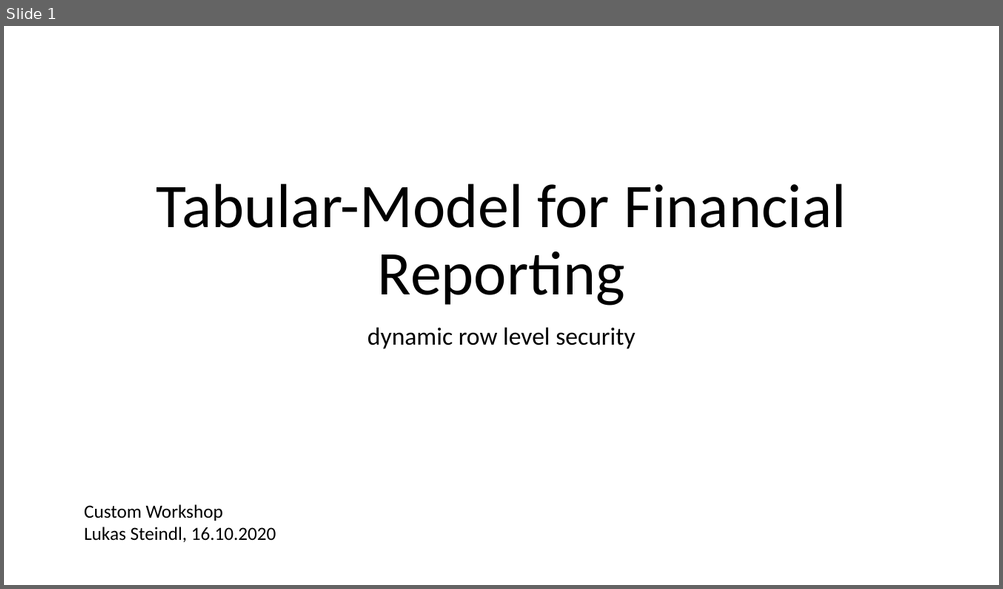
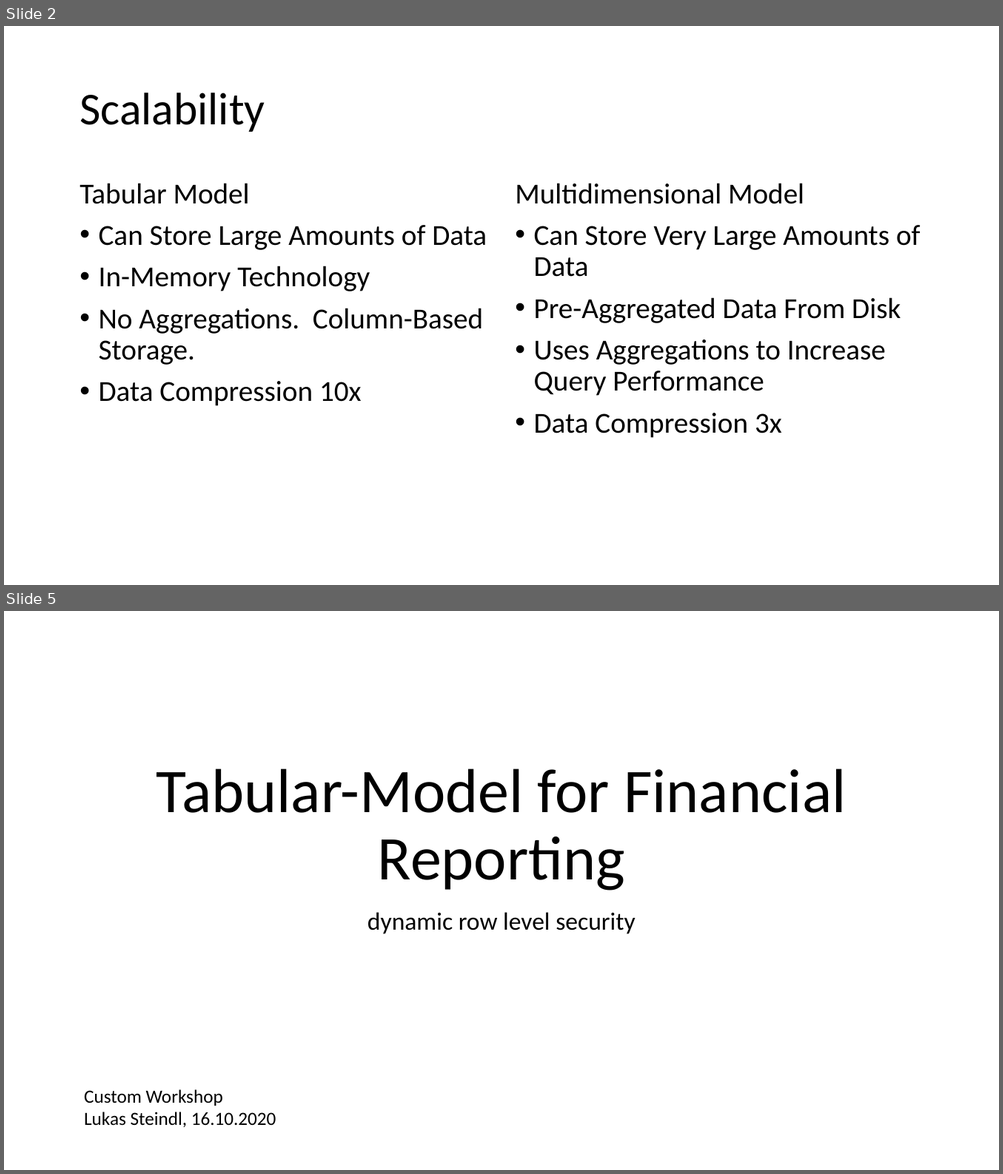
Before and after one commit to LukasSteindl/tabularmodelforfinance, a slide deck: Slides.pptx. Shown one above the other, each under a label of ours: slide 1 before the commit, slides 2 and 5 after it; the slides between them are not shown. The pictures are 1003x589 and 1003x1174 pixels, drawn with LibreOffice and Linux fonts; fonts in the diff are those of the drawing. Boxes give left, top, right and bottom in pixels: in the first picture for what was removed or moved away, otherwise in the second. Text is boxed around its words. In the diff, an @@ line names an element or a change of style, - is before the commit and + after.

```diff
--- a/Slides.pptx
+++ b/Slides.pptx
@@ slide 2 added at box(4, 26, 999, 585), background #FFFFFF @@
@@ title added at box(79, 93, 264, 132), 44 pt, text #000000 @@
+Scalability
@@ text added at box(79, 183, 486, 406), 28 pt, text #000000 @@
+Tabular Model
+• Can Store Large Amounts of Data
+• In-Memory Technology
+• No Aggregations. Column-Based Storage.
+• Data Compression 10x
@@ text added at box(515, 183, 920, 438), 28 pt, text #000000 @@
+Multidimensional Model
+• Can Store Very Large Amounts of Data
+• Pre-Aggregated Data From Disk
+• Uses Aggregations to Increase Query Performance
+• Data Compression 3x
@@ what was slide 1 is now slide 5 @@
```
Also in this commit, not shown: 3 other slides added, 1 other file.
